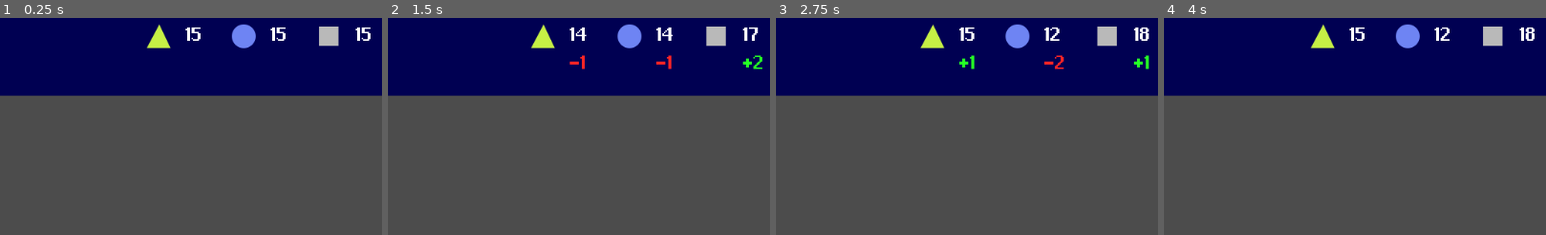
Above: before the commit, frames 1-4 (left to right).
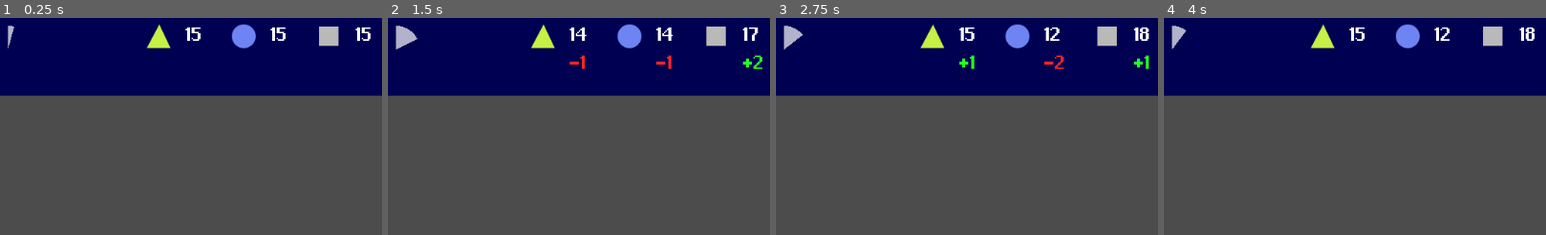
Above: after the commit, the same moments.

Repository: T4g1/gd-wildjam13
Game: Godot game, scene res://scenes/TestResources.tscn
Two runs of this game, one before a commit and one after it. Both use one fixed random seed, a clock stepped at 60 frames per second and the inputs below. The project has no main scene, so this scene is started directly.
Inputs:
- Up to frame 1 (0.25 s): no input
- Up to frame 2 (1.5 s): hold Right (ui_right) from 0.53 s (still down); tap Enter at 1.25 s
- Up to frame 3 (2.75 s): release Right (ui_right) at 2.03 s; hold Left (ui_left) from 2.03 s (still down)
- Up to frame 4 (4 s): tap Space at 2.75 s; tap Enter at 3.5 s; release Left (ui_left) at 3.53 s; hold Down (ui_down) from 3.53 s (still down)
The pictures show only the part of the screen within x 16-66%, y 0-50%; the shares and areas given below are measured in that part.

The runs differ from the first frame. In frame 1, 0.1% of the frame differs, in the area x 2-4%, y 3-15%; in frame 2, 0.4%, in the area x 2-8%, y 3-15%; in frame 3, 0.3%; in frame 4, 0.2%.

Commit message:
feat: timer display

Diff:
--- a/project.godot
+++ b/project.godot
@@ -13,6 +13,11 @@
 "class": "Bloc",
 "language": "GDScript",
 "path": "res://scripts/Bloc.gd"
+}, {
+"base": "Control",
+"class": "ConsumeBar",
+"language": "GDScript",
+"path": "res://scripts/ConsumeBar.gd"
 }, {
 "base": "Control",
 "class": "GUIResources",
@@ -41,6 +46,7 @@
 } ]
 _global_script_class_icons={
 "Bloc": "",
+"ConsumeBar": "",
 "GUIResources": "",
 "ResourceLabels": "",
 "ResourcesManager": "",
--- a/scenes/GUIResources.tscn
+++ b/scenes/GUIResources.tscn
@@ -1,11 +1,12 @@
-[gd_scene load_steps=7 format=2]
+[gd_scene load_steps=8 format=2]
 
 [ext_resource path="res://scripts/GUIResources.gd" type="Script" id=1]
 [ext_resource path="res://scenes/ResourceLabels.tscn" type="PackedScene" id=2]
 [ext_resource path="res://assets/population-icon.png" type="Texture" id=3]
-[ext_resource path="res://assets/food-icon.png" type="Texture" id=4]
-[ext_resource path="res://assets/water-icon.png" type="Texture" id=5]
-[ext_resource path="res://assets/iron-icon.png" type="Texture" id=6]
+[ext_resource path="res://scripts/ConsumeBar.gd" type="Script" id=4]
+[ext_resource path="res://assets/food-icon.png" type="Texture" id=5]
+[ext_resource path="res://assets/water-icon.png" type="Texture" id=6]
+[ext_resource path="res://assets/iron-icon.png" type="Texture" id=7]
 
 [node name="GUIResources" type="Control"]
 anchor_right = 1.0
@@ -34,27 +35,37 @@
 icon = ExtResource( 3 )
 no_diff = true
 
+[node name="ConsumeBar" type="Control" parent="Container"]
+margin_left = 100.0
+margin_top = 26.0
+margin_right = 167.0
+margin_bottom = 95.0
+script = ExtResource( 4 )
+
 [node name="Resources" type="HBoxContainer" parent="Container"]
 anchor_top = 0.2
 anchor_right = 1.0
 anchor_bottom = 0.8
 custom_constants/separation = 40
 alignment = 1
+__meta__ = {
+"_edit_lock_": true
+}
 
 [node name="Food" parent="Container/Resources" instance=ExtResource( 2 )]
 margin_left = 309.0
 margin_right = 389.0
 margin_bottom = 72.0
-icon = ExtResource( 4 )
+icon = ExtResource( 5 )
 
 [node name="Water" parent="Container/Resources" instance=ExtResource( 2 )]
 margin_left = 429.0
 margin_right = 509.0
 margin_bottom = 72.0
-icon = ExtResource( 5 )
+icon = ExtResource( 6 )
 
 [node name="Iron" parent="Container/Resources" instance=ExtResource( 2 )]
 margin_left = 549.0
 margin_right = 629.0
 margin_bottom = 72.0
-icon = ExtResource( 6 )
+icon = ExtResource( 7 )
--- /dev/null
+++ b/scripts/ConsumeBar.gd
@@ -0,0 +1,30 @@
+tool
+extends Control
+class_name ConsumeBar
+
+var SIZE := 64
+var value : float = 0.1
+
+func _ready():
+  pass
+
+func update_value(v: float):
+  value = v
+  update()
+
+func _draw():
+  draw_circle_arc_poly(Vector2(SIZE / 2, SIZE / 2),
+  SIZE/ 2,
+  0, 360 - 360 * value,
+  Color(1,1,1,0.7))
+
+func draw_circle_arc_poly(center, radius, angle_from, angle_to, color):
+  var nb_points = 32
+  var points_arc = PoolVector2Array()
+  points_arc.push_back(center)
+  var colors = PoolColorArray([color])
+
+  for i in range(nb_points + 1):
+      var angle_point = deg2rad(angle_from + i * (angle_to - angle_from) / nb_points - 90)
+      points_arc.push_back(center + Vector2(cos(angle_point), sin(angle_point)) * radius)
+  draw_polygon(points_arc, colors)
--- a/scripts/GUIResources.gd
+++ b/scripts/GUIResources.gd
@@ -2,6 +2,7 @@
 class_name GUIResources
 
 onready var population: ResourceLabels = $Container/Population
+onready var consume_bar: ConsumeBar = $Container/ConsumeBar
 var resources_labels: Dictionary = {}
 
 
@@ -29,3 +30,6 @@
   for key in values.keys():
     var resource: ResourceLabels = resources_labels[key]
     resource.update_diff(values[key])
+
+func update_timer(value: float):
+  consume_bar.update_value(value)
--- a/scripts/TestResources.gd
+++ b/scripts/TestResources.gd
@@ -25,6 +25,9 @@
   if event.is_action_pressed("ui_right"):
     create_bloc(ResourcesManager.ResourceType.IRON)
 
+func _process(delta):
+  gui.update_timer(timer.time_left / timer.wait_time)
+
 func create_bloc(type: int):
   var bloc: Bloc = bloc_packed.instance()
   bloc.prod_type = type
